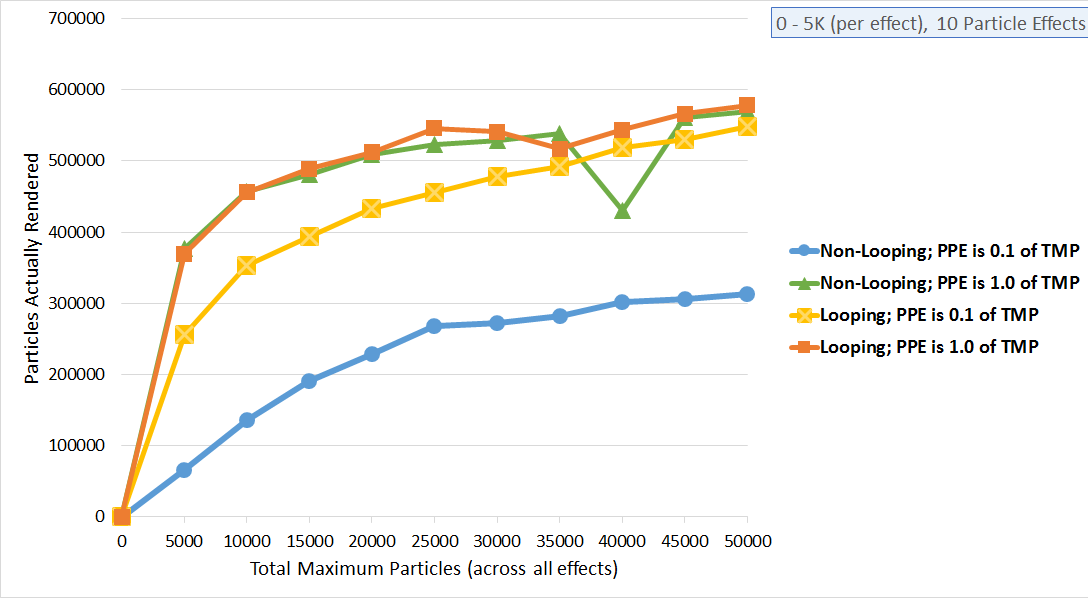
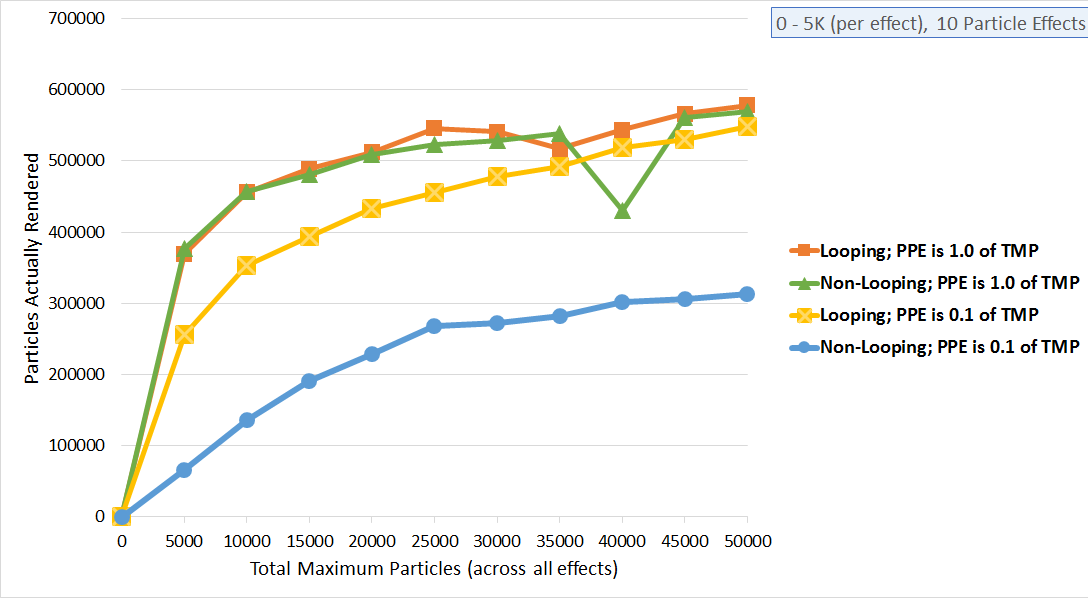
Comparing the layer stacks of the two w=1088, h=598 images. Changes:
added layer "Layer 4" above "Layer 3" over [114, 103, 1080, 525]
